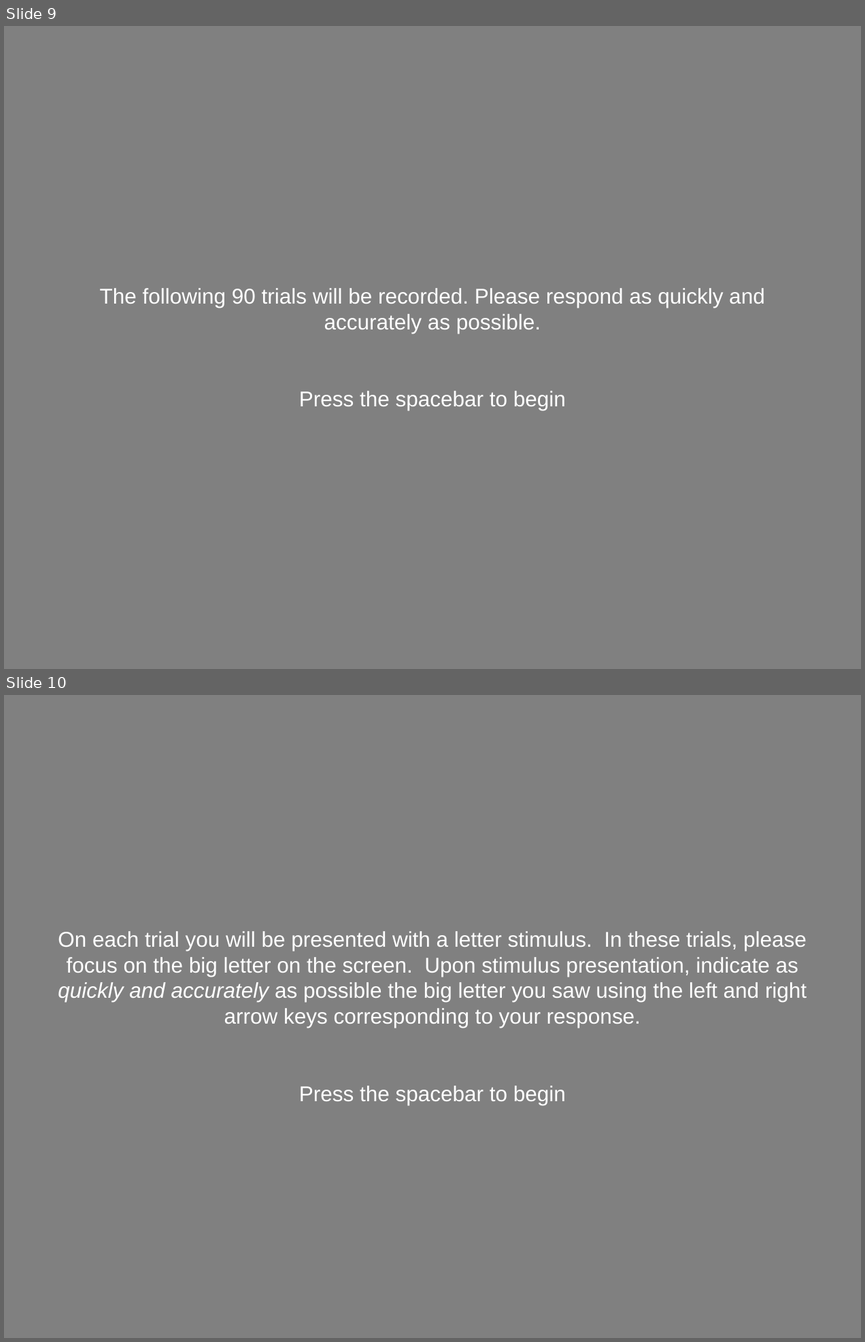
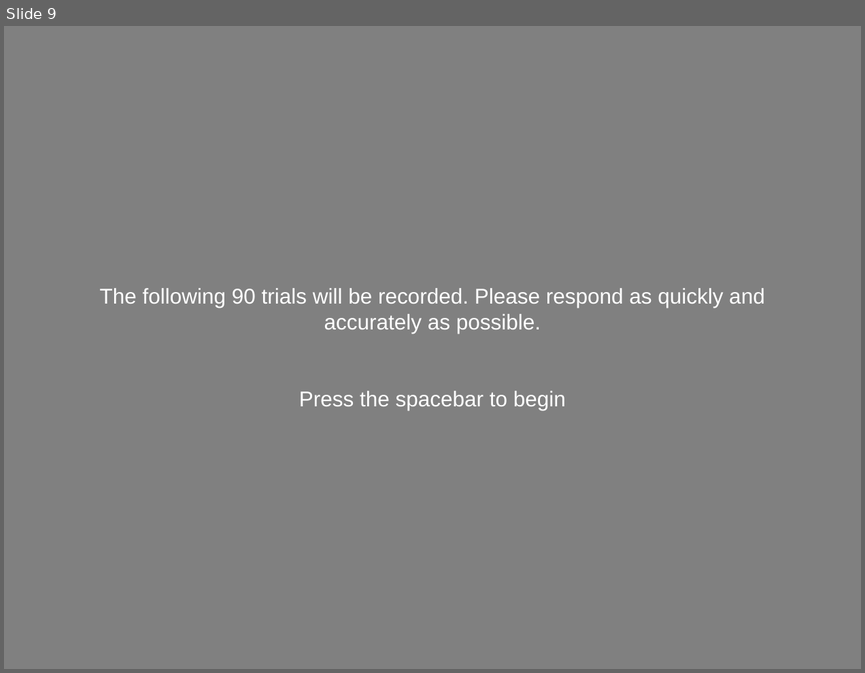
Before and after one commit to Roman-Belenya/psychophysics, a slide deck: images/instructions/instructions.pptx. Shown one above the other, each under a label of ours: slides 9 and 10 before the commit, slide 9 after it. The pictures are 865x1342 and 865x673 pixels, drawn with LibreOffice and Linux fonts; fonts in the diff are those of the drawing. Boxes give left, top, right and bottom in pixels: in the first picture for what was removed or moved away, otherwise in the second. Text is boxed around its words. In the diff, an @@ line names an element or a change of style, - is before the commit and + after.

```diff
--- a/images/instructions/instructions.pptx
+++ b/images/instructions/instructions.pptx
@@ slide 10 removed at (4, 695, 861, 1338), background #808080 @@
@@ text removed at (58, 931, 806, 1105) @@
-On each trial you will be presented with a letter stimulus. In these trials, please focus on the big letter on the screen. Upon stimulus presentation, indicate as quickly and accurately as possible the big letter you saw using the left and right arrow keys corresponding to your response.
-Press the spacebar to begin
```
Also in this commit, not shown: 2 slides changed, 4 slides added, 9 other files.
